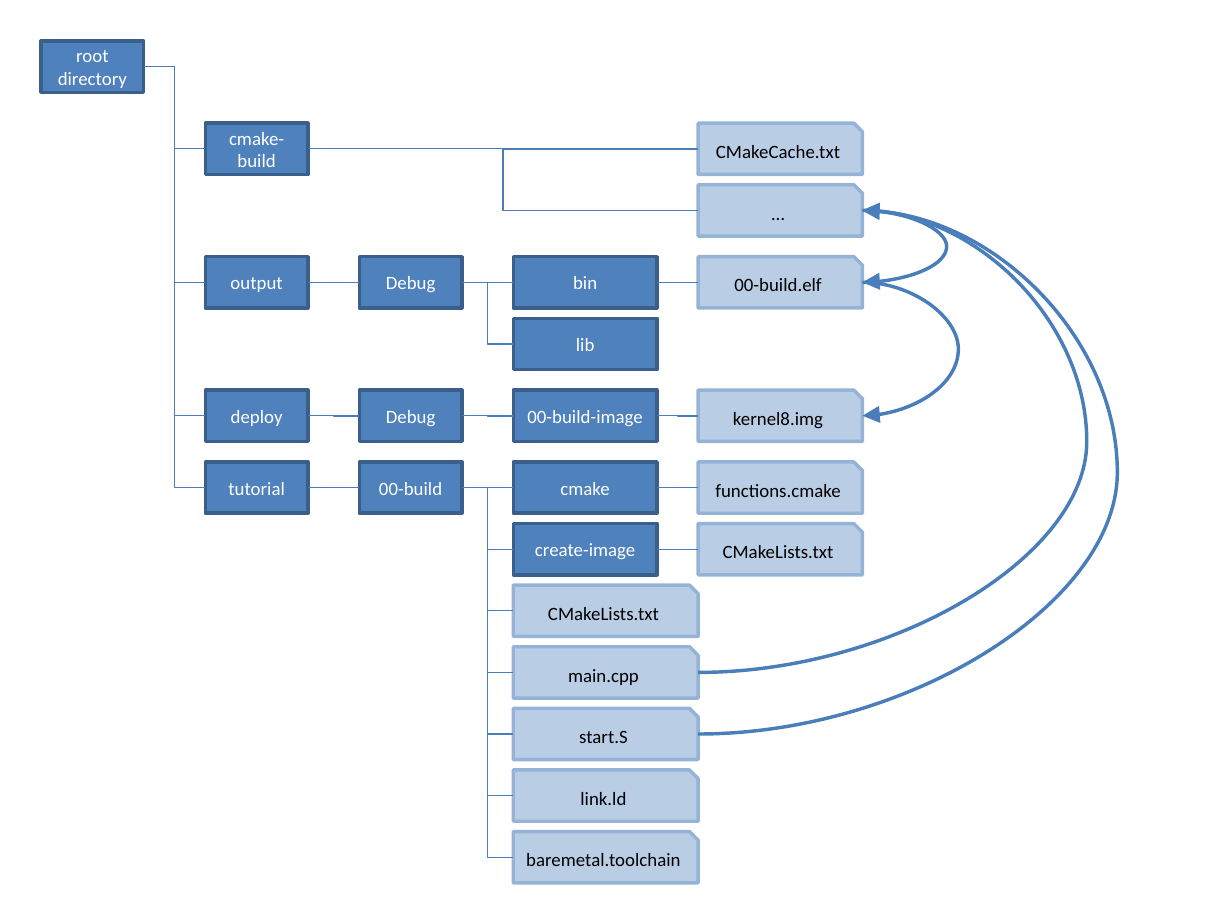
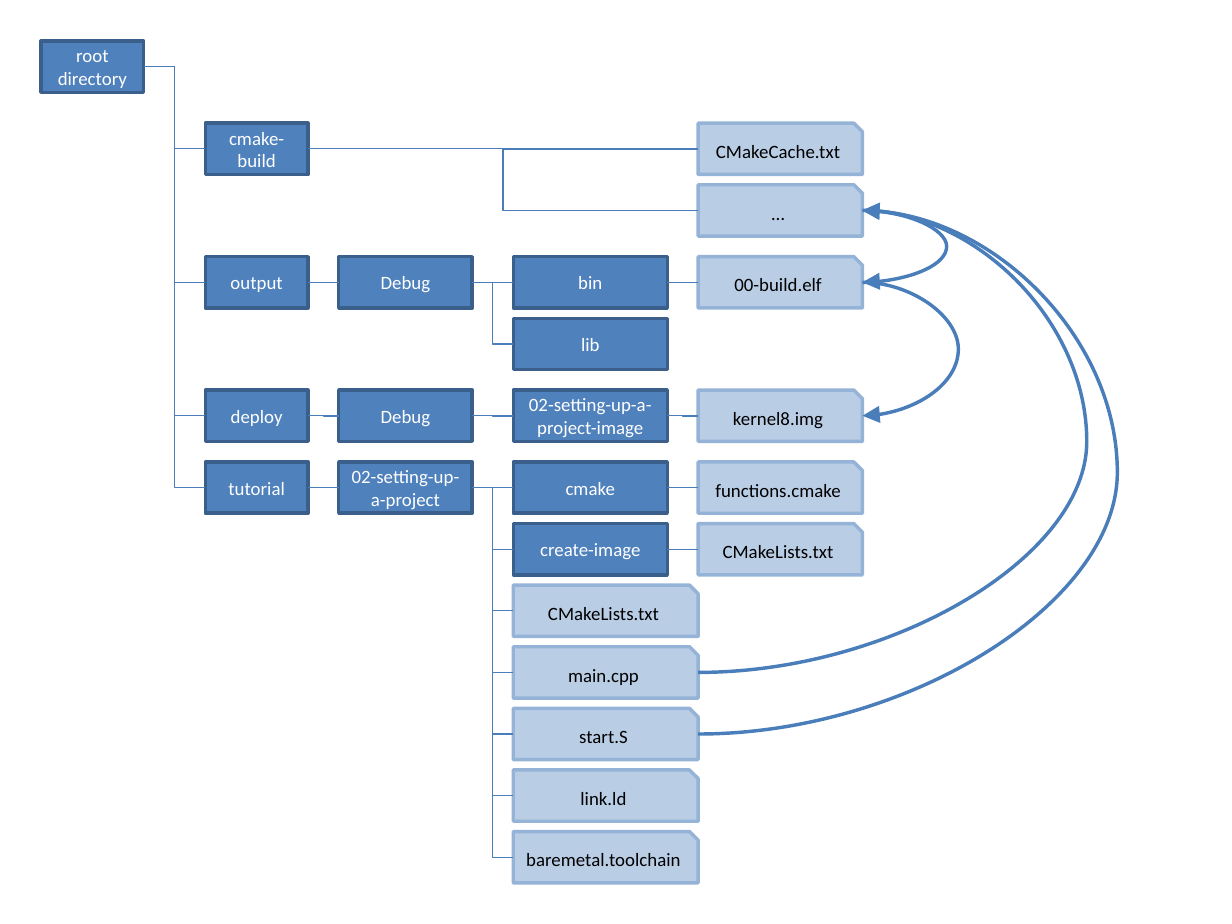
Before and after one commit to renebarto/baremetal, a slide deck: slide 1 of doc/images/project-structure-initial.pptx. Drawn at 1232x924 pixels with LibreOffice and Linux fonts; fonts in the diff are those of the drawing. Boxes give left, top, right and bottom in pixels: in the first picture for what was removed or moved away, otherwise in the second. Text is boxed around its words. In the diff, an @@ line names an element or a change of style, - is before the commit and + after.

```diff
--- a/doc/images/project-structure-initial.pptx
+++ b/doc/images/project-structure-initial.pptx
@@ rectangle "Debug": place and size @@
-rectangle "Debug" at (360,256,462,308)
+rectangle "Debug" at (339,256,472,308)
@@ rectangle "bin": place and size @@
-rectangle "bin" at (514,256,658,308)
+rectangle "bin" at (514,256,668,308)
@@ elbow line moved from (308, 282) - (360, 282) to (308, 282) - (339, 282) @@
@@ elbow line moved from (462, 282) - (514, 344) to (472, 282) - (514, 344) @@
@@ elbow line moved from (462, 282) - (514, 282) to (472, 282) - (514, 282) @@
@@ elbow line moved from (657, 282) - (699, 282) to (668, 282) - (699, 282) @@
@@ rectangle "lib": place and size @@
-rectangle "lib" at (514,318,658,370)
+rectangle "lib" at (514,318,668,370)
@@ elbow line moved from (308, 416) - (360, 416) to (308, 416) - (339, 416) @@
@@ rectangle "Debug": place and size @@
-rectangle "Debug" at (360,391,462,442)
+rectangle "Debug" at (339,391,472,442)
@@ elbow line moved from (462, 416) - (514, 416) to (472, 416) - (514, 416) @@
@@ rectangle "02-setting-up-a-project-image": place and size @@
-rectangle "02-setting-up-a-project-image" at (514,391,658,442)
+rectangle "02-setting-up-a-project-image" at (514,391,668,442)
@@ text in rectangle at (529,398,652,437): text changed @@
-00-build-image
+02-setting-up-a-project-image
@@ elbow line moved from (657, 416) - (699, 416) to (668, 416) - (699, 416) @@
@@ rectangle "02-setting-up-a-project": place and size @@
-rectangle "02-setting-up-a-project" at (360,462,462,514)
+rectangle "02-setting-up-a-project" at (339,462,472,514)
@@ text in rectangle at (352,470,460,512): text changed @@
-00-build
+02-setting-up-a-project
@@ rectangle "cmake": place and size @@
-rectangle "cmake" at (514,462,658,514)
+rectangle "cmake" at (514,462,668,514)
@@ elbow line moved from (308, 488) - (360, 488) to (308, 488) - (339, 488) @@
@@ elbow line moved from (462, 488) - (514, 857) to (472, 488) - (514, 857) @@
@@ elbow line moved from (462, 488) - (514, 796) to (472, 488) - (514, 796) @@
@@ elbow line moved from (462, 488) - (514, 734) to (472, 488) - (514, 734) @@
@@ elbow line moved from (462, 488) - (514, 673) to (472, 488) - (514, 673) @@
@@ elbow line moved from (462, 488) - (514, 611) to (472, 488) - (514, 611) @@
@@ elbow line moved from (462, 488) - (514, 549) to (472, 488) - (514, 549) @@
@@ elbow line moved from (462, 488) - (514, 488) to (472, 488) - (514, 488) @@
@@ elbow line moved from (657, 488) - (699, 488) to (668, 488) - (699, 488) @@
@@ rectangle "create-image": place and size @@
-rectangle "create-image" at (514,524,658,575)
+rectangle "create-image" at (514,524,668,575)
@@ elbow line moved from (657, 549) - (699, 549) to (668, 549) - (699, 549) @@
```
Also in this commit, not shown: 7 other files.
